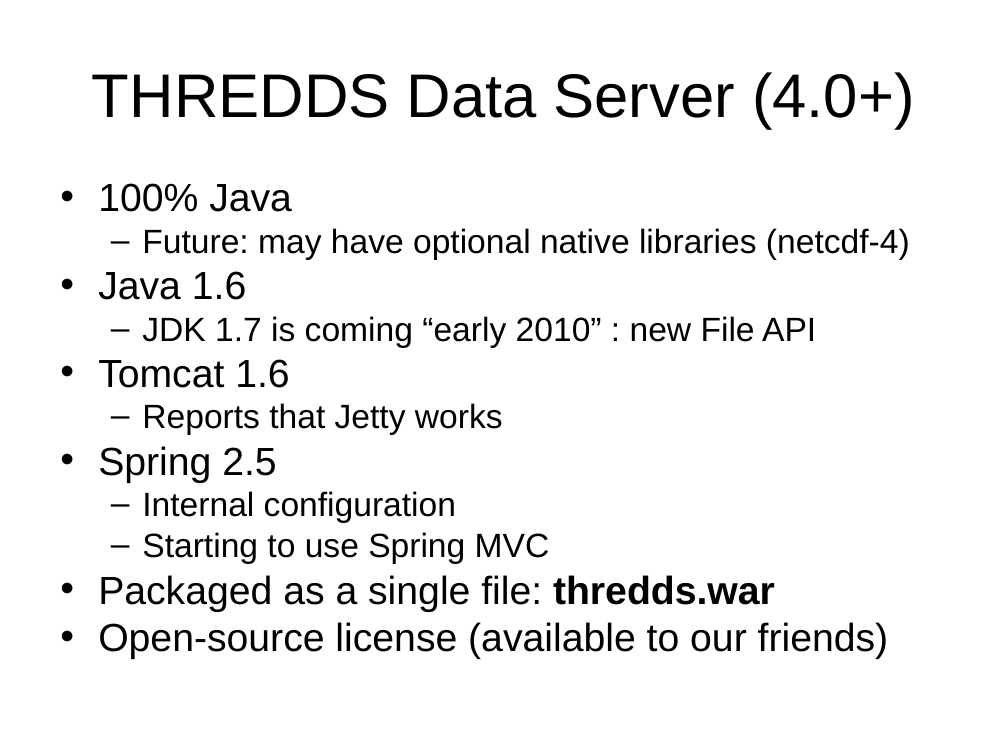
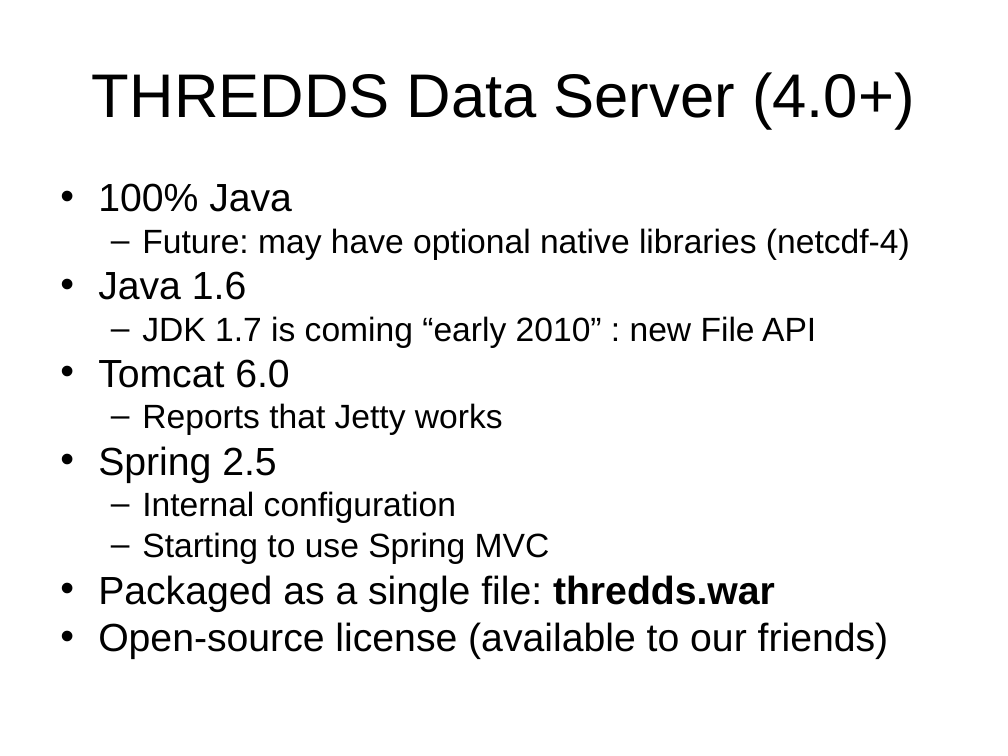
Before and after one commit to ooici-eoi/THREDDS, a slide deck: slide 8 of docs/web/thredds/tech/tutorial/TDSOverview.ppt. Drawn at 1008x756 pixels with LibreOffice and Linux fonts; fonts in the diff are those of the drawing; background and template pictures are left out. Boxes give left, top, right and bottom in pixels: in the first picture for what was removed or moved away, otherwise in the second. Text is boxed around its words. In the diff, an @@ line names an element or a change of style, - is before the commit and + after.

```diff
--- a/docs/web/thredds/tech/tutorial/TDSOverview.ppt
+++ b/docs/web/thredds/tech/tutorial/TDSOverview.ppt
@@ text at box(98, 359, 289, 388): text changed @@
-• Tomcat 1.6
+• Tomcat 6.0
```
Also in this commit, not shown: 5 other files.
